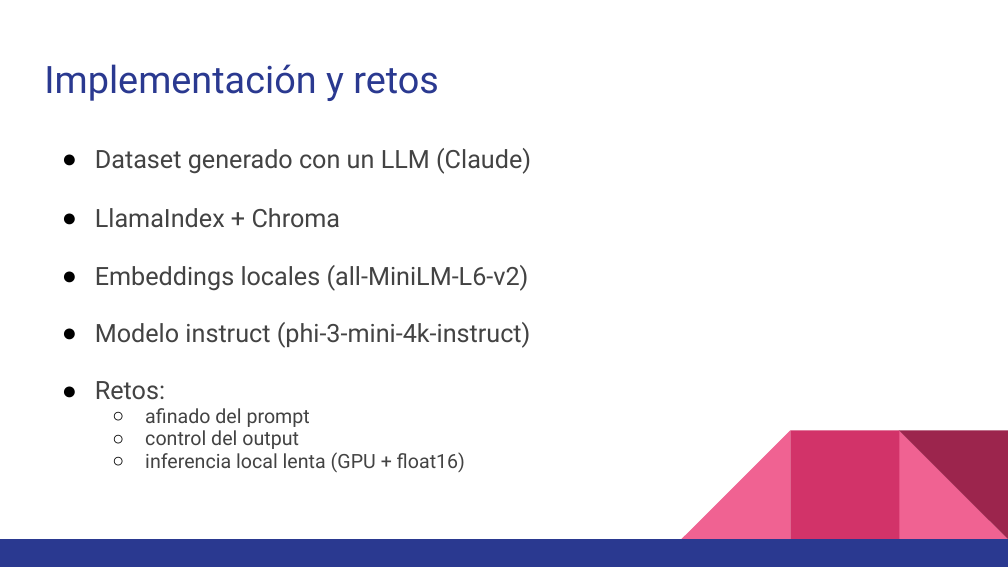
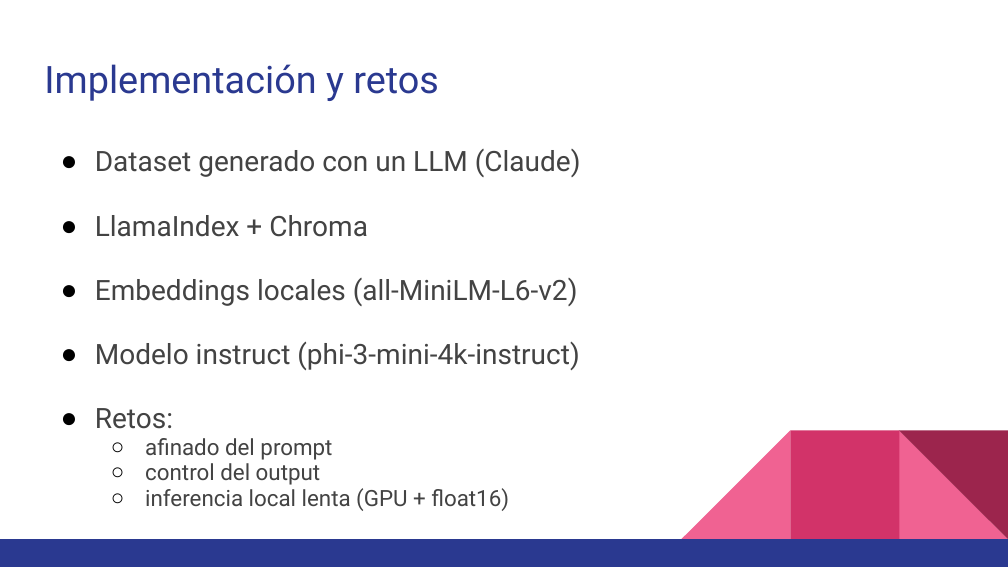
Before and after one commit to natgarea/kc-ia-practica-llms, a slide deck: slide 4 of presentacion.pptx. Drawn at 1008x567 pixels with LibreOffice and Linux fonts; fonts in the diff are those of the drawing. Boxes give left, top, right and bottom in pixels: in the first picture for what was removed or moved away, otherwise in the second. Text is boxed around its words. In the diff, an @@ line names an element or a change of style, - is before the commit and + after.

```diff
--- a/presentacion.pptx
+++ b/presentacion.pptx
@@ text "Dataset generado con un LLM ..." at [95, 149, 581, 511]: size 18 to 20 pt in "Dataset generado con un LLM (Claude)", "LlamaIndex + Chroma", "Embeddings locales (all-MiniLM-L6-v2)", "Modelo instruct (phi-3-mini-4k-instruct)" and 1 more places; size 14 to 16 pt in "afinado del prompt", "control del output", "inferencia local lenta (GPU + float16)"; indent changed @@
```
Also in this commit, not shown: 4 other slides changed, 2 slides added.
